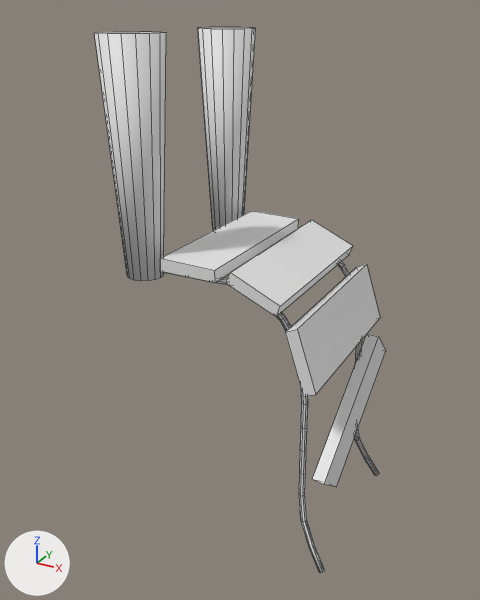
One commit to the FBX model Assets/Assets 3D/bridge_broken.fbx: the scene before it, then after it.
Camera for both pictures: a 50 mm camera at (4.58, -5.98, 2.93) aimed at (0.76, 0.97, -0.55). Every picture has the same lights, and +X, +Y and +Z are marked at lower left. Mesh edges are drawn as thin lines.
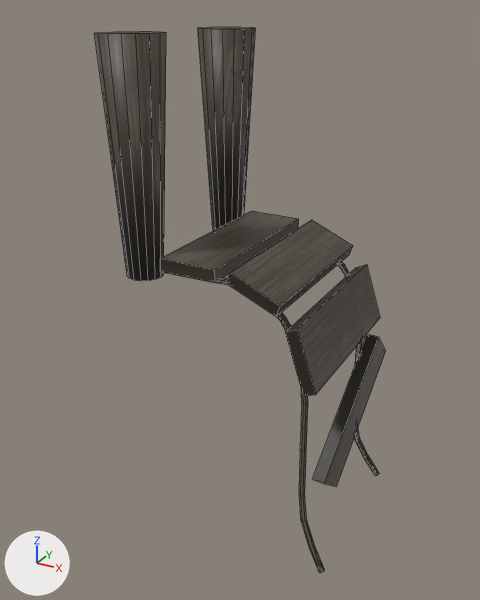
Where the change shows, as pixel boxes [x1, y1, x2, y2] in the pictures (480 x 600 px):
'Cube', recoloured: [94, 27, 386, 573] in both

Patch to the scene script:
```diff
--- a/Assets/Assets 3D/bridge_broken.fbx.py
+++ b/Assets/Assets 3D/bridge_broken.fbx.py
@@ img_m_bridge_broken__a_png @@
+img_m_bridge_broken__a_png = load_image('M_bridge_broken _A.png', '_unpacked/M_bridge_broken__A.png', 1024, 1024, 'sRGB')
@@ mat_pont_cassé @@
+mat_pont_cassé = principled_material('Pont cassé')
+mat_pont_cassé.texture = img_m_bridge_broken__a_png
@@ me_cube_001 @@
 me_cube_001.from_pydata(...)  # 368 vertices, 320 faces; spans x -0.37..2.52, y -0.37..2.83, z -3.45..2.69
+me_cube_001.materials.append(mat_pont_cassé)  # picture img_m_bridge_broken__a_png
```
